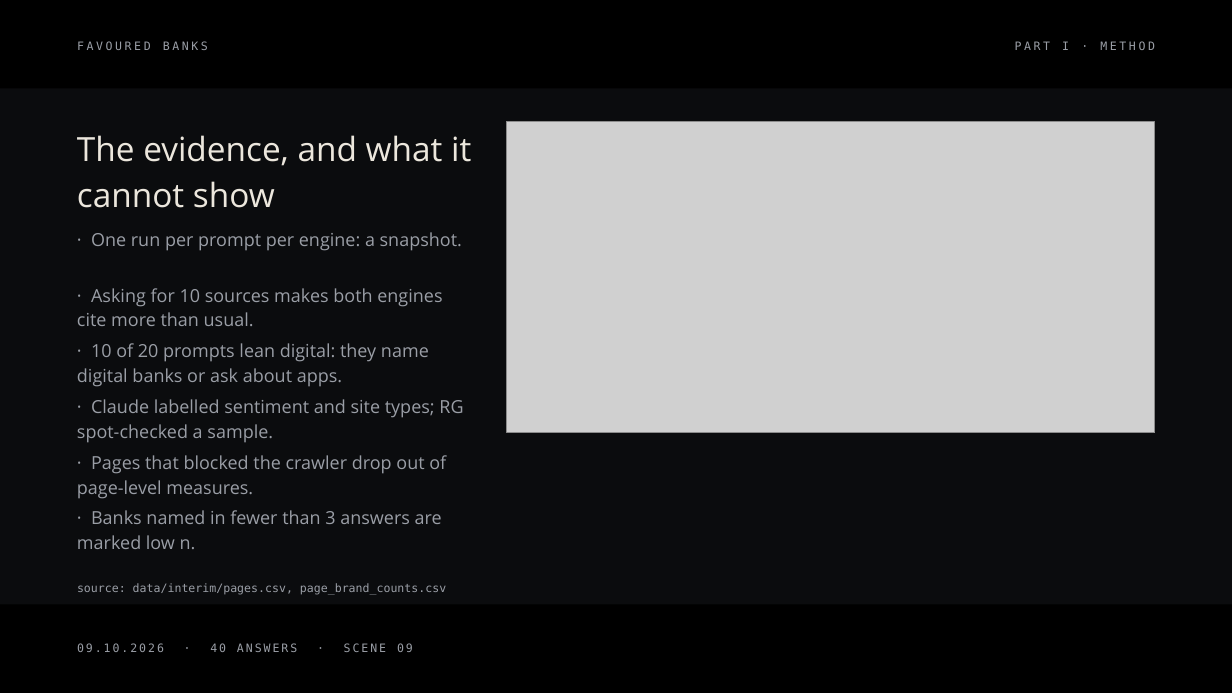
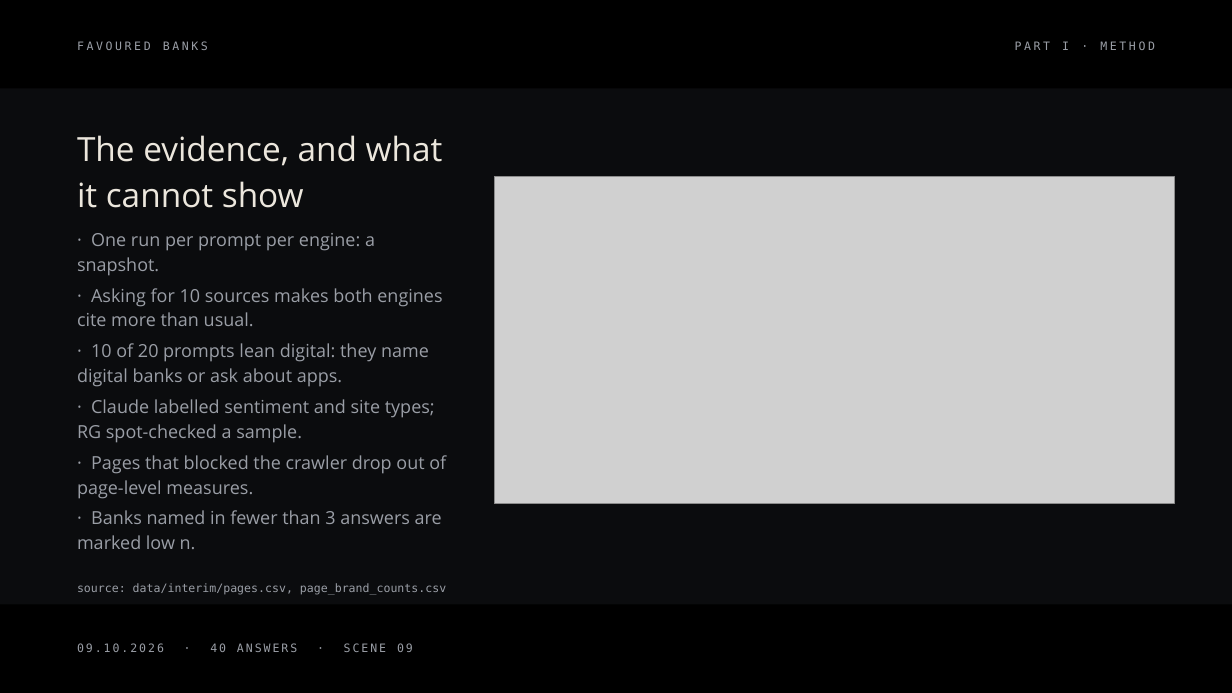
Before and after one commit to rgmwnn/geo-bank-visibility, a slide deck: slide 9 of deck/out/favoured-banks.pptx. Drawn at 1232x693 pixels with LibreOffice and Linux fonts; fonts in the diff are those of the drawing; grey boxes stand for pictures. Boxes give left, top, right and bottom in pixels: in the first picture for what was removed or moved away, otherwise in the second. Text is boxed around its words. In the diff, an @@ line names an element or a change of style, - is before the commit and + after.

```diff
--- a/deck/out/favoured-banks.pptx
+++ b/deck/out/favoured-banks.pptx
@@ text "The evidence, and what it ..." rewrapped from (x1=77, y1=135, x2=471, y2=208) to (x1=77, y1=135, x2=443, y2=208) @@
@@ picture resized from (x1=507, y1=122, x2=1155, y2=433) to (x1=494, y1=177, x2=1175, y2=503) @@
@@ text "· One run per prompt ..." rewrapped from (x1=91, y1=232, x2=462, y2=251) to (x1=77, y1=233, x2=375, y2=276) @@
@@ text "· Claude labelled sentiment and ..." rewrapped from (x1=77, y1=399, x2=463, y2=443) to (x1=77, y1=399, x2=435, y2=443) @@
```
Also in this commit, not shown: 24 other slides changed, 8 other files.
